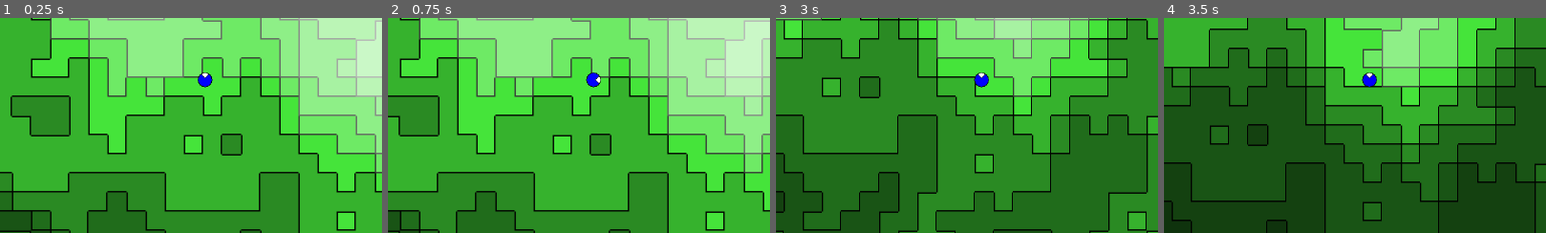
Above: before the commit, frames 1-4 (left to right).
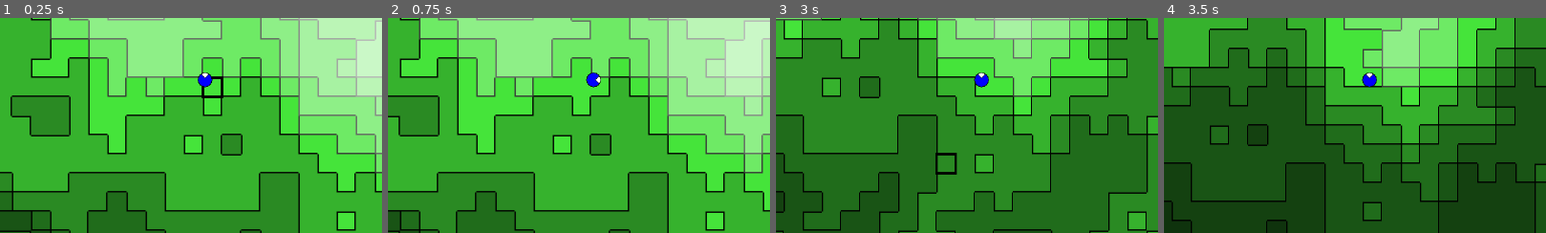
Above: after the commit, the same moments.

Repository: Bolgeg/godot_cuadrados
Game: Godot game, scene res://scenes/game.tscn
The game is run twice, just before and just after one commit, with the same random seed, the same clock (stepped at 60 frames per second) and the same inputs.
Inputs (mouse positions are % of the whole screen's width and height, from its top left):
- Up to frame 1 (0.25 s): no input
- Up to frame 2 (0.75 s): tap Enter at 0.5 s; move the mouse to (72, 45) at 0.52 s; hold D (move_right) from 0.53 s (still down); click (72, 45) at 0.67 s
- Up to frame 3 (3 s): move the mouse to (30, 55) at 1.27 s; release D (move_right) at 1.28 s; hold S (move_down) 1.28-2.03 s; click (30, 55) at 1.42 s; move the mouse to (60, 28) at 2.02 s; hold D (move_right) 2.03-2.78 s; click (60, 28) at 2.17 s; move the mouse to (45, 70) at 2.77 s; hold W (move_up) from 2.78 s (still down); click (45, 70) at 2.92 s
- Up to frame 4 (3.5 s): keep holding W (move_up)
The pictures show only the part of the screen within x 23-73%, y 36-86%; the shares and areas given below are measured in that part.

The runs differ from the first frame. In frame 1, 0.2% of the frame differs, in the area x 52-59%, y 27-38%; in frame 2, nothing differs; in frame 3, 0.2%, in the area x 41-48%, y 62-73%; in frame 4, nothing differs.

Commit message:
Block outline (to break or put block)

Diff:
--- /dev/null
+++ b/scenes/block_outline.tscn
@@ -0,0 +1,31 @@
+[gd_scene format=3 uid="uid://bboq6xseywab5"]
+
+[node name="BlockOutline" type="Node2D"]
+
+[node name="ColorRect" type="ColorRect" parent="."]
+offset_left = -2.0
+offset_top = -2.0
+offset_right = 34.0
+offset_bottom = 2.0
+color = Color(0, 0, 0, 1)
+
+[node name="ColorRect2" type="ColorRect" parent="."]
+offset_left = -2.0
+offset_top = 30.0
+offset_right = 34.0
+offset_bottom = 34.0
+color = Color(0, 0, 0, 1)
+
+[node name="ColorRect3" type="ColorRect" parent="."]
+offset_left = -2.0
+offset_top = -2.0
+offset_right = 2.0
+offset_bottom = 34.0
+color = Color(0, 0, 0, 1)
+
+[node name="ColorRect4" type="ColorRect" parent="."]
+offset_left = 30.0
+offset_top = -2.0
+offset_right = 34.0
+offset_bottom = 34.0
+color = Color(0, 0, 0, 1)
--- a/scenes/game.tscn
+++ b/scenes/game.tscn
@@ -1,7 +1,8 @@
-[gd_scene load_steps=4 format=3 uid="uid://cuvj1jrywrkhl"]
+[gd_scene load_steps=5 format=3 uid="uid://cuvj1jrywrkhl"]
 
 [ext_resource type="PackedScene" uid="uid://lfiqlv7agypd" path="res://scenes/cell_map.tscn" id="1_uwrxv"]
 [ext_resource type="Script" uid="uid://c0c5fa74uem5x" path="res://scripts/game.gd" id="1_yqjtg"]
+[ext_resource type="PackedScene" uid="uid://bboq6xseywab5" path="res://scenes/block_outline.tscn" id="2_lbhrr"]
 [ext_resource type="PackedScene" uid="uid://8hieda2qpbo" path="res://scenes/player.tscn" id="3_lnu2h"]
 
 [node name="Game" type="Node2D"]
@@ -10,8 +11,11 @@
 [node name="CellMap" parent="." instance=ExtResource("1_uwrxv")]
 unique_name_in_owner = true
 
-[node name="Camera2D" type="Camera2D" parent="."]
+[node name="BlockOutline" parent="." instance=ExtResource("2_lbhrr")]
 unique_name_in_owner = true
 
 [node name="Player" parent="." instance=ExtResource("3_lnu2h")]
 unique_name_in_owner = true
+
+[node name="Camera2D" type="Camera2D" parent="."]
+unique_name_in_owner = true
--- a/scripts/game.gd
+++ b/scripts/game.gd
@@ -2,8 +2,13 @@
 
 const CAMERA_RECT_MAX_OFFSET_OUTSIDE:=50
 
+const BLOCK_OUTLINE_MAX_DISTANCE:=5.0
+
 var world_seed:=0
 var chunks:={}
+
+var block_outline_active:=false
+var block_outline_location:=Vector2i(0,0)
 
 func create_chunk(location:Vector2i):
 	if not chunks.has(location):
@@ -74,17 +79,60 @@
 		return column.get_height()
 	return Chunk.MAX_HEIGHT
 
-func _ready() -> void:
-	update_chunk_loading()
-
+func initialize_player():
 	const INITIAL_POSITION=Vector2i(0,0)
 	%Player.global_position=(Vector2(INITIAL_POSITION)+Vector2(0.5,0.5)
 		)*Cell.SIZE-Vector2(%Player.SIZE,%Player.SIZE)/2
 	%Player.set_position_z(get_altitude_at(INITIAL_POSITION))
 
-func _process(_delta: float) -> void:
+func get_cell_location_from_screen_position(screen_position:Vector2i)->Vector2i:
+	var position_absolute=get_camera_rect().position+screen_position
+	return get_cell_location(position_absolute)
+
+func update_block_outline(delta:float):
+	var cell_location=get_cell_location_from_screen_position(get_viewport().get_mouse_position())
+	if (cell_location-get_cell_location(%Player.global_position.floor())).length()<=BLOCK_OUTLINE_MAX_DISTANCE:
+		block_outline_active=true
+		block_outline_location=cell_location
+	else:
+		block_outline_active=false
+
+	if block_outline_active:
+		%BlockOutline.visible=true
+		%BlockOutline.global_position=block_outline_location*Cell.SIZE
+	else:
+		%BlockOutline.visible=false
+
+	if block_outline_active:
+		if Input.is_mouse_button_pressed(MOUSE_BUTTON_LEFT):
+			try_to_break_block_progress(block_outline_location,delta)
+		else:
+			try_to_break_block_stop()
+			if Input.is_mouse_button_pressed(MOUSE_BUTTON_RIGHT):
+				try_to_put_block_progress(block_outline_location,delta)
+			else:
+				try_to_put_block_stop()
+
+func try_to_break_block_progress(location:Vector2i,delta:float):
+	pass
+
+func try_to_break_block_stop():
+	pass
+
+func try_to_put_block_progress(location:Vector2i,delta:float):
+	pass
+
+func try_to_put_block_stop():
+	pass
+
+func _ready() -> void:
+	update_chunk_loading()
+	initialize_player()
+
+func _process(delta: float) -> void:
 	%Camera2D.global_position=%Player.global_position.floor()
 	update_chunk_loading()
+	update_block_outline(delta)
 
 func _physics_process(_delta: float) -> void:
 	var cell_position=get_cell_location(Vector2i(%Player.global_position.floor()))
